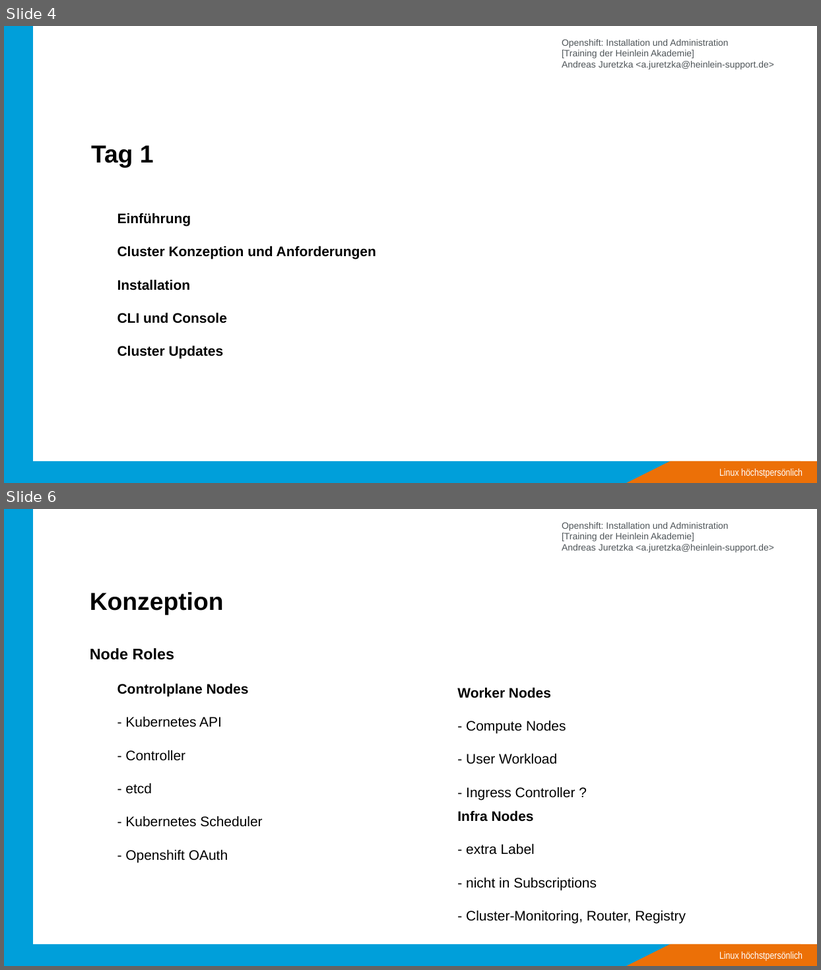
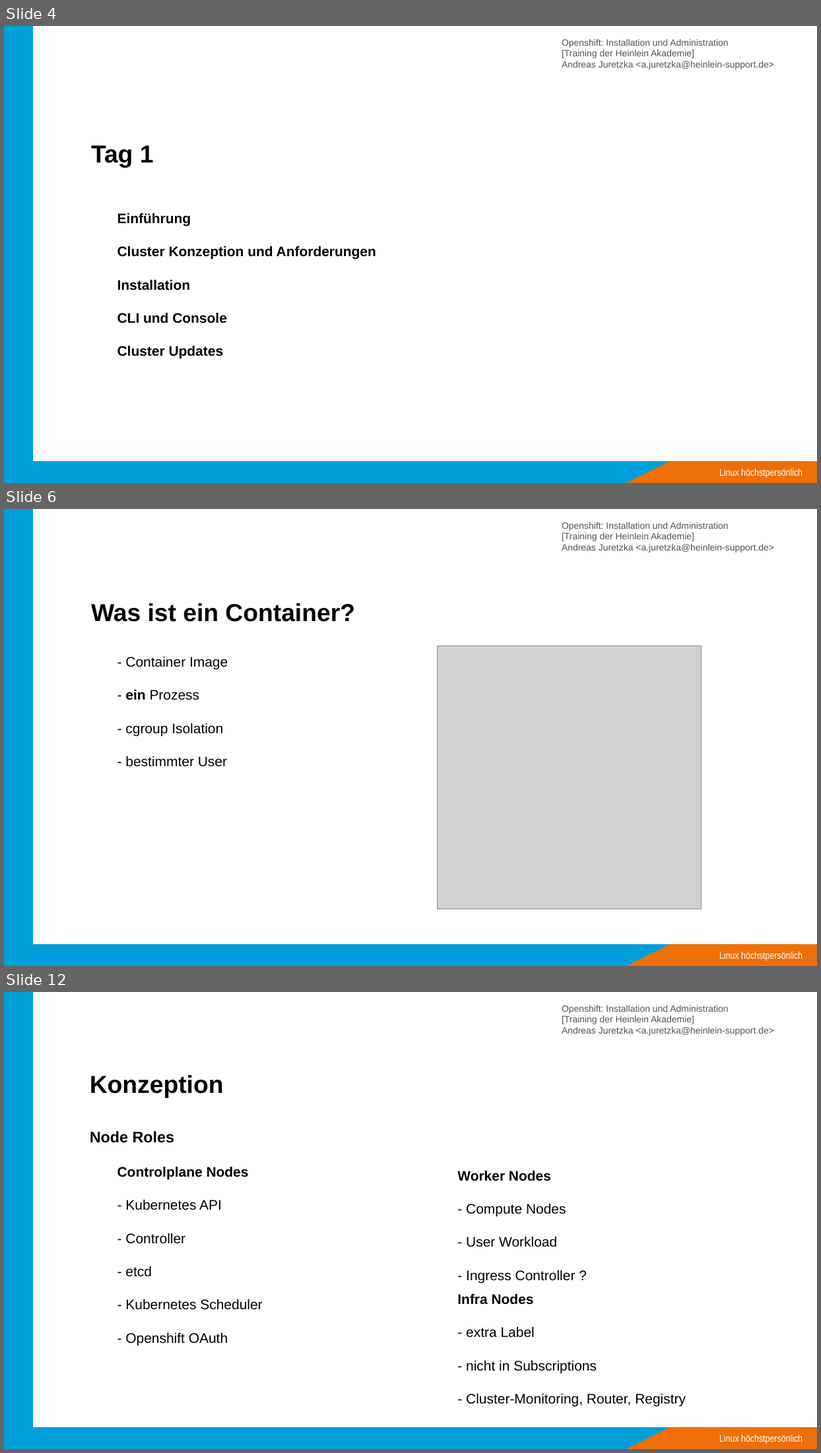
Before and after one commit to ajayten/openshift-kurs-folien, a slide deck: kurs-folien.odp. Shown one above the other, each under a label of ours: slides 4 and 6 before the commit, slides 4, 6 and 12 after it; the slides between them are not shown. The pictures are 821x970 and 821x1453 pixels, drawn with LibreOffice and Linux fonts; fonts in the diff are those of the drawing; grey boxes stand for pictures; background and template pictures are left out. Boxes give left, top, right and bottom in pixels: in the first picture for what was removed or moved away, otherwise in the second. Text is boxed around its words. In the diff, an @@ line names an element or a change of style, - is before the commit and + after.

```diff
--- a/kurs-folien.odp
+++ b/kurs-folien.odp
@@ slide 6 added at (4,509,817,966), background #FFFFFF; not listed: 5 template elements that a slide beside it also shows @@
@@ title added at (91,603,355,622), 32 pt, text #000000, bold @@
+Was ist ein Container?
@@ picture added at (437,646,701,910) @@
@@ text added at (125,656,228,767), 18 pt, text #000000 @@
+- Container Image
+- ein Prozess
+- cgroup Isolation
+- bestimmter User
@@ what was slide 6 is now slide 12 @@
```
Also in this commit, not shown: 1 slide changed, 6 other slides added, 1 slide removed, 1 other file.
